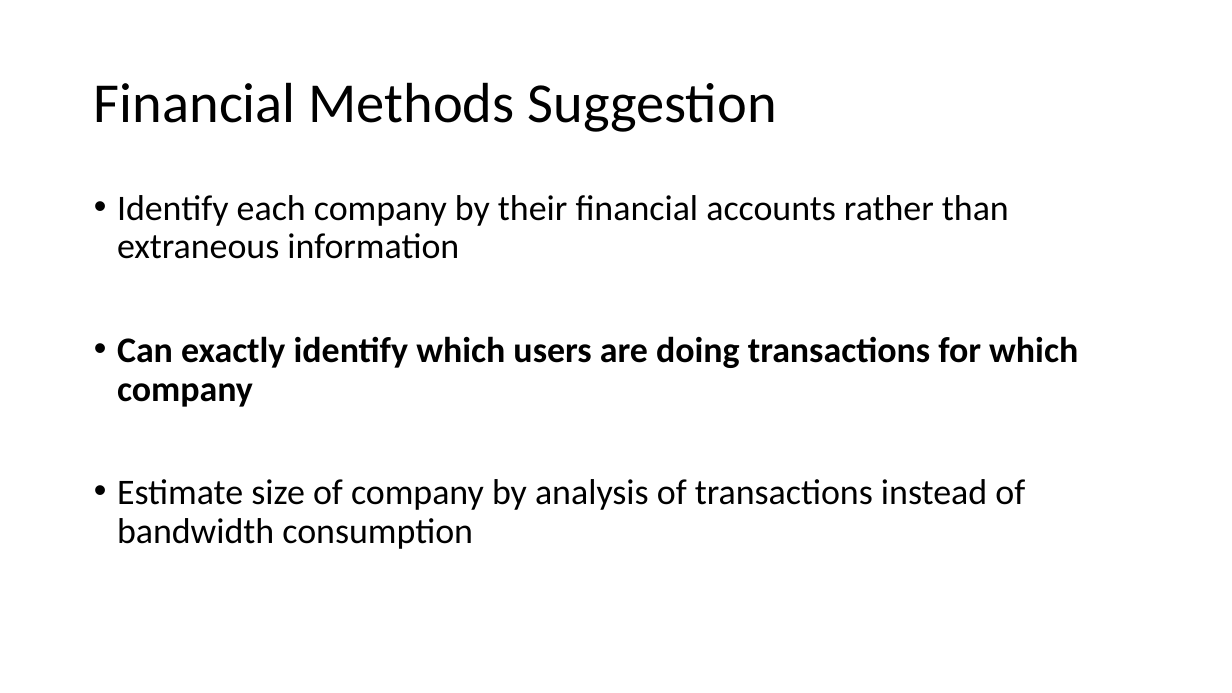
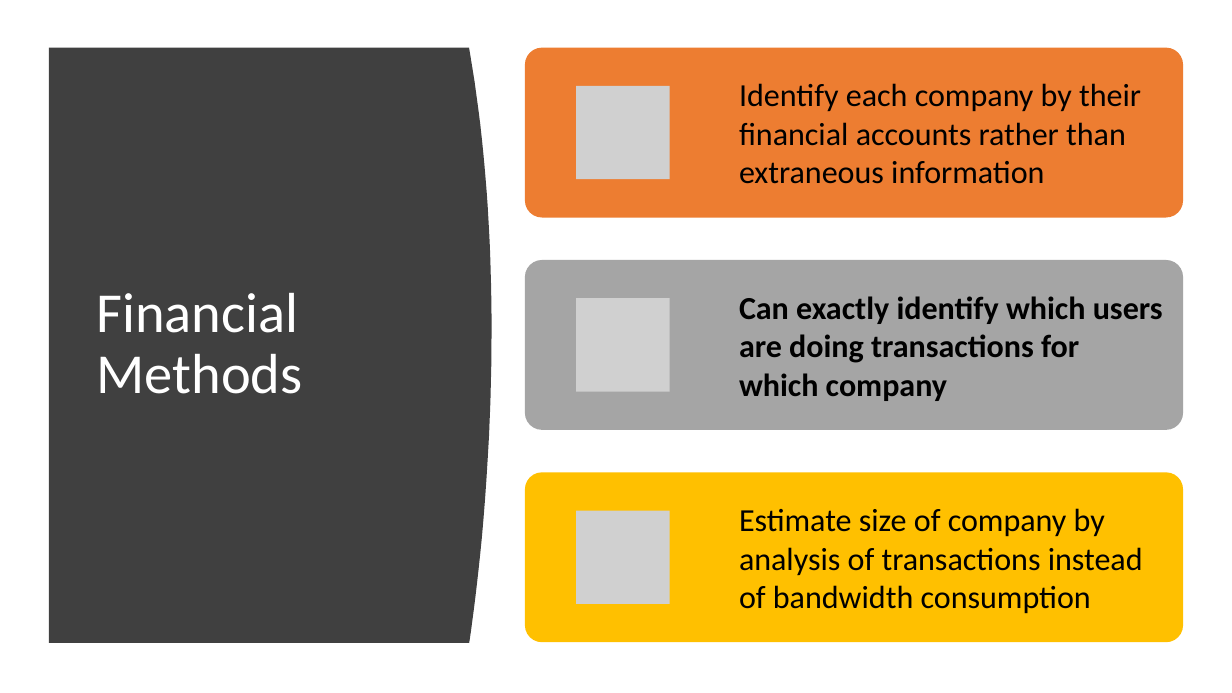
Before and after one commit to Tahreeem/TransCore.Transformed, a slide deck: slide 9 of Lassonde Hackathon 2019.pptx. Drawn at 1232x693 pixels with LibreOffice and Linux fonts; fonts in the diff are those of the drawing; grey boxes stand for pictures. Boxes give left, top, right and bottom in pixels: in the first picture for what was removed or moved away, otherwise in the second. Text is boxed around its words. In the diff, an @@ line names an element or a change of style, - is before the commit and + after.

Commit message:
presentation style updated

```diff
--- a/Lassonde Hackathon 2019.pptx
+++ b/Lassonde Hackathon 2019.pptx
@@ freeform shape added at (49,48,492,643), fill #404040 @@
@@ text removed at (117,195,1078,549) @@
-• Identify each company by their financial accounts rather than extraneous information
-• Can exactly identify which users are doing transactions for which company
-• Estimate size of company by analysis of transactions instead of bandwidth consumption
@@ title at (96,293,302,394): text changed; text colour #000000 to #FFFFFF @@
-Financial Methods Suggestion
+Financial Methods
@@ group added at (525,48,1183,642): 3 rounded rectangles, 3 pictures, 3 texts @@
+Identify each company by their financial accounts rather than extraneous information
+Can exactly identify which users are doing transactions for which company
+Estimate size of company by analysis of transactions instead of bandwidth consumption
```
Also in this commit, not shown: 5 other slides changed, 1 slide added, 1 slide removed.
